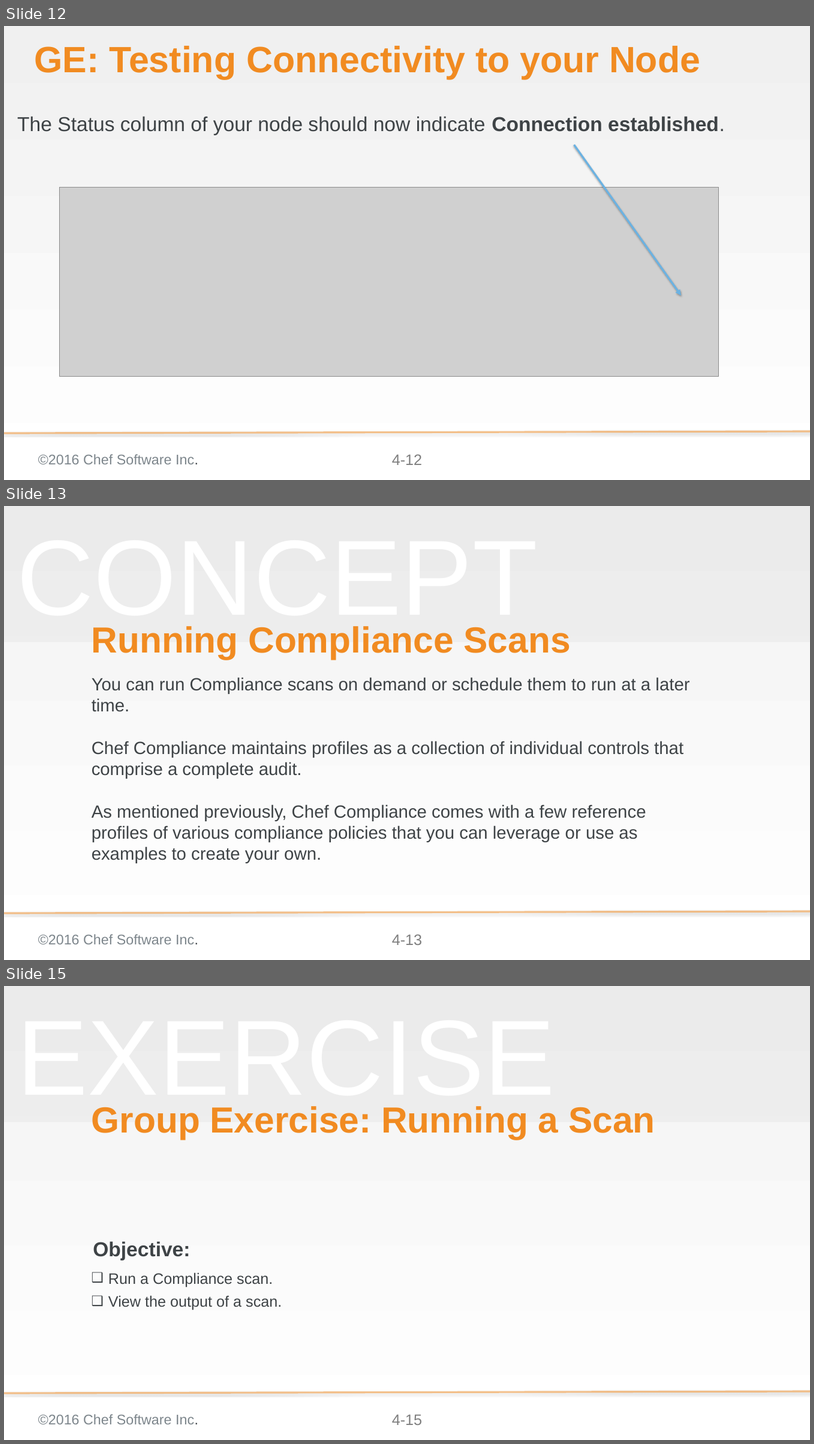
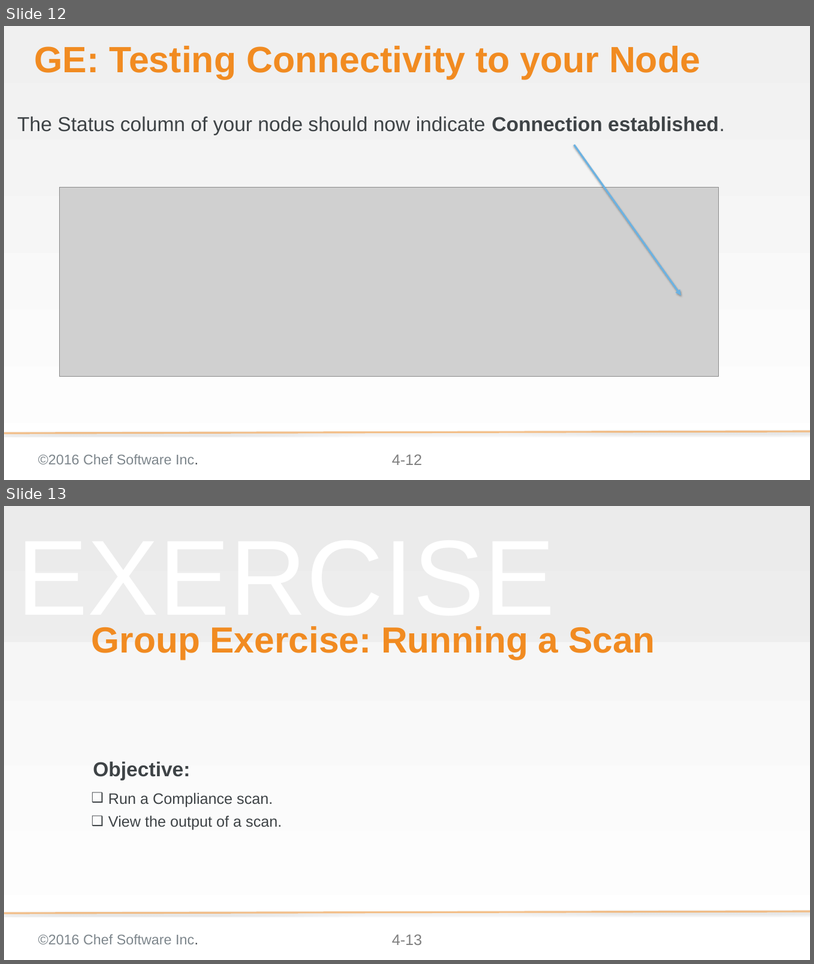
Before and after one commit to bchamby/chef-compliance-installation-configuration-operation, a slide deck: 04-initial-configuration-scans-win.pptx. Shown one above the other, each under a label of ours: slides 12, 13 and 15 before the commit, slides 12 and 13 after it; the slides between them are not shown. The pictures are 814x1444 and 814x964 pixels, drawn with LibreOffice and Linux fonts; fonts in the diff are those of the drawing; grey boxes stand for pictures; background and template pictures are left out. Boxes give left, top, right and bottom in pixels: in the first picture for what was removed or moved away, otherwise in the second. Text is boxed around its words. In the diff, an @@ line names an element or a change of style, - is before the commit and + after.

```diff
--- a/04-initial-configuration-scans-win.pptx
+++ b/04-initial-configuration-scans-win.pptx
@@ slide 13 removed at (x1=4, y1=506, x2=810, y2=960), background gradient #F2F2F2 to #FFFFFF; not listed: 4 template elements that a slide beside it also shows @@
@@ text removed at (x1=17, y1=626, x2=537, y2=633) @@
-CONCEPT
@@ title removed at (x1=92, y1=626, x2=571, y2=659) @@
-Running Compliance Scans
@@ subtitle removed at (x1=92, y1=677, x2=690, y2=863) @@
-You can run Compliance scans on demand or schedule them to run at a later time.
-Chef Compliance maintains profiles as a collection of individual controls that comprise a complete audit.
-As mentioned previously, Chef Compliance comes with a few reference profiles of various compliance policies that you can leverage or use as examples to create your own.
@@ what was slide 15 is now slide 13 @@
@@ page number at (x1=392, y1=934, x2=422, y2=945): text changed @@
-4-15
+4-13
```
Also in this commit, not shown: 8 slides changed, 1 other slide removed.
